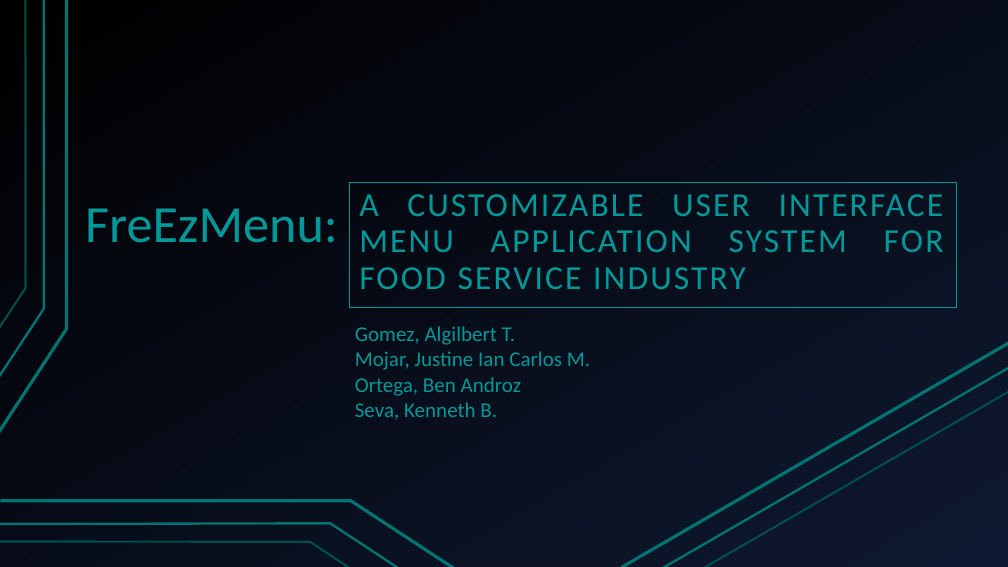
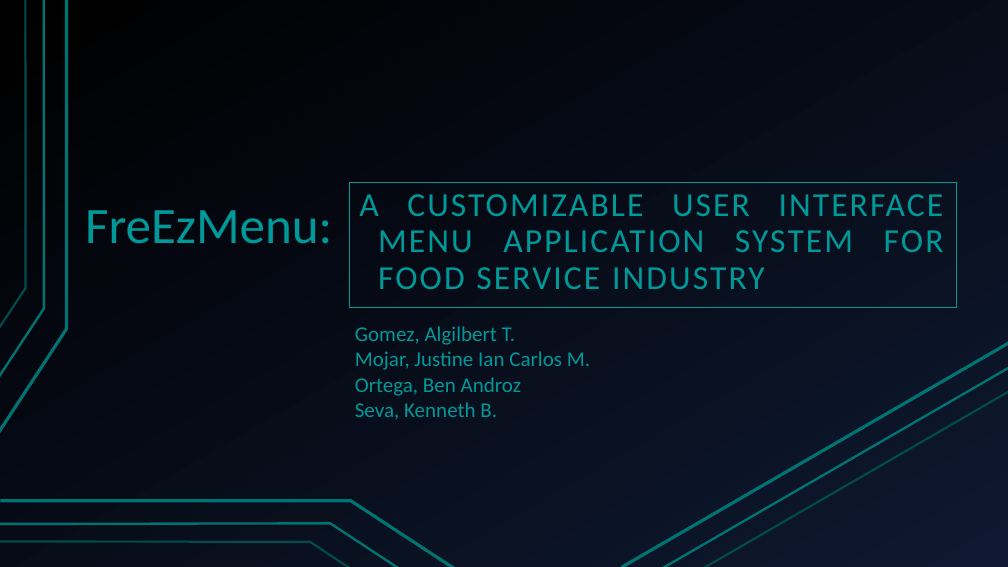
Before and after one commit to alexxGmZ/MenuMaApp, a slide deck: slide 1 of DOCS/FreEzMenu2.pptx. Drawn at 1008x567 pixels with LibreOffice and Linux fonts; fonts in the diff are those of the drawing. Boxes give left, top, right and bottom in pixels: in the first picture for what was removed or moved away, otherwise in the second. Text is boxed around its words. In the diff, an @@ line names an element or a change of style, - is before the commit and + after.

Commit message:
updated powerpoint

```diff
--- a/DOCS/FreEzMenu2.pptx
+++ b/DOCS/FreEzMenu2.pptx
@@ title "FreEzMenu:" at [85, 210, 332, 244]: size 49.7 to 48.6 pt @@
@@ subtitle "A CUSTOMIZABLE USER INTERFACE MENU ..." at [349, 182, 957, 307]: indent changed; more space between paragraphs @@
```
Also in this commit, not shown: 1 other slide changed, 4 slides added.
